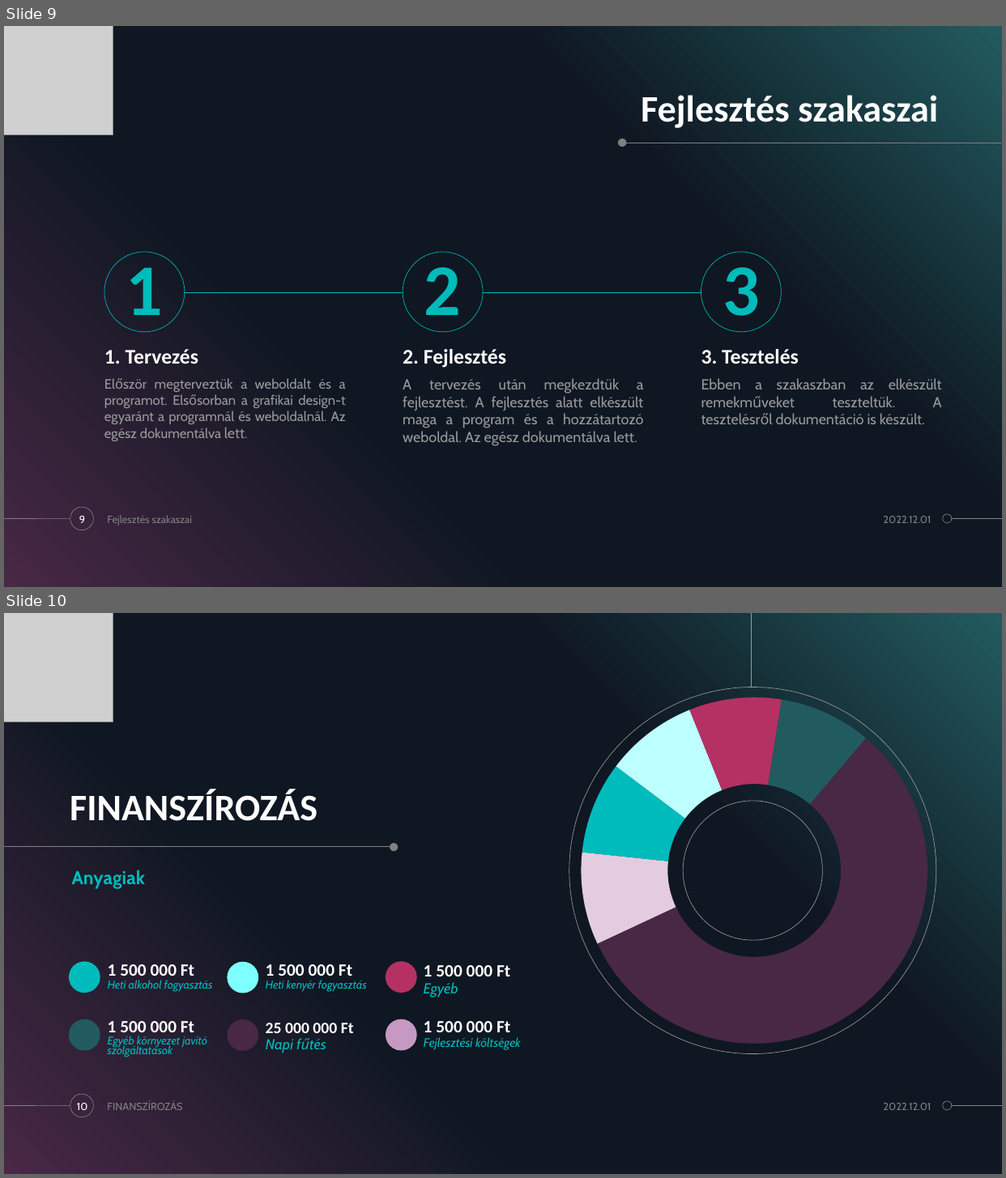
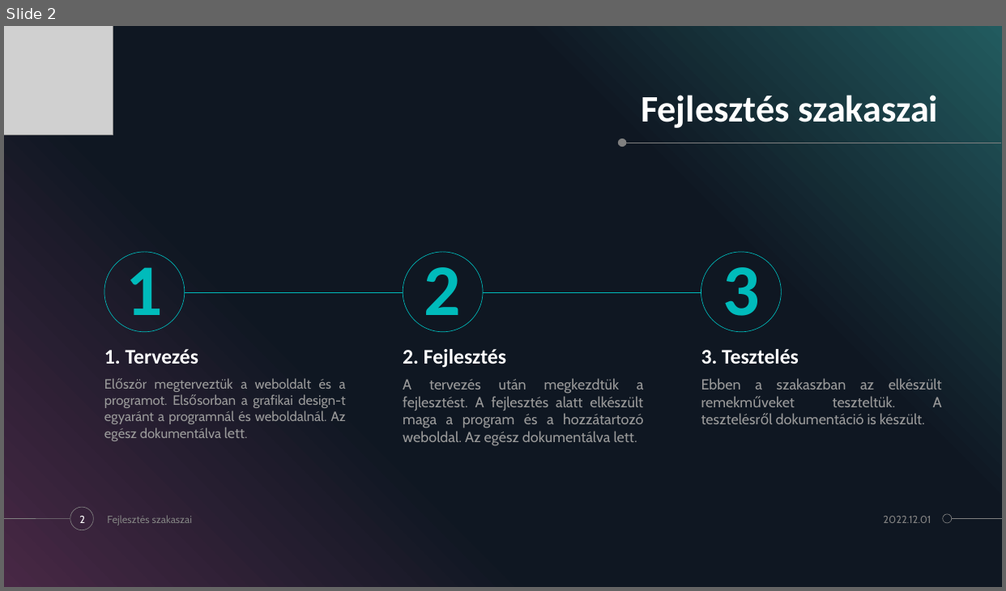
Before and after one commit to zamboilles21/terfelszinszamitas, a slide deck: documentation/PPT/TerFelSzoft.pptx. Shown one above the other, each under a label of ours: slides 9 and 10 before the commit, slide 2 after it. The pictures are 1006x1178 and 1006x591 pixels, drawn with LibreOffice and Linux fonts; fonts in the diff are those of the drawing; grey boxes stand for pictures. Boxes give left, top, right and bottom in pixels: in the first picture for what was removed or moved away, otherwise in the second. Text is boxed around its words. In the diff, an @@ line names an element or a change of style, - is before the commit and + after.

```diff
--- a/documentation/PPT/TerFelSzoft.pptx
+++ b/documentation/PPT/TerFelSzoft.pptx
@@ slide 10 removed at (4,613,1002,1174), background #000000; not listed: 5 template elements that a slide beside it also shows @@
@@ picture removed at (4,613,113,722) @@
@@ line removed from (751, 687) to (751, 613) @@
@@ doughnut chart removed at (571,683,938,1058) @@
-categories: 1, 2, 3, 4
-Series 1: 9, 9, 9, 9, 57, 9
@@ ellipse removed at (569,687,936,1054) @@
@@ title removed at (70,790,317,821) @@
-FINANSZÍROZÁS
@@ ellipse removed at (683,801,822,940) @@
@@ line removed from (4, 846) to (394, 846) @@
@@ ellipse removed at (390,843,398,851) @@
@@ text removed at (72,870,145,889) @@
-Anyagiak
@@ ellipse removed at (69,962,100,994) @@
@@ text removed at (108,965,194,982) @@
-1 500 000 Ft
@@ ellipse removed at (227,962,258,994) @@
@@ text removed at (266,965,352,982) @@
-1 500 000 Ft
@@ ellipse removed at (386,962,417,994) @@
@@ text removed at (424,965,510,977) @@
-1 500 000 Ft
@@ text removed at (108,980,213,992) @@
-Heti alkohol fogyasztás
@@ text removed at (266,980,367,992) @@
-Heti kenyér fogyasztás
@@ text removed at (424,982,458,998) @@
-Egyéb
@@ ellipse removed at (69,1020,100,1051) @@
@@ text removed at (108,1021,194,1037) @@
-1 500 000 Ft
@@ ellipse removed at (227,1020,258,1051) @@
@@ text removed at (266,1023,354,1033) @@
-25 000 000 Ft
@@ ellipse removed at (386,1020,417,1051) @@
@@ text removed at (424,1021,510,1033) @@
-1 500 000 Ft
@@ text removed at (108,1036,207,1058) @@
-Egyéb környezet javító szolgáltatások
@@ text removed at (266,1039,294,1054) @@
-Napi fűtés
@@ text removed at (424,1037,521,1050) @@
-Fejlesztési költségek
@@ page number removed at (77,1103,88,1110) @@
-10
@@ text removed at (107,1101,182,1110) @@
-FINANSZÍROZÁS
@@ text removed at (883,1103,931,1110) @@
-2022.12.01
@@ what was slide 9 is now slide 2 @@
@@ page number at (79,516,85,523): text changed @@
-9
+2
```
Also in this commit, not shown: 3 slides changed, 1 slide added, 8 other files.
